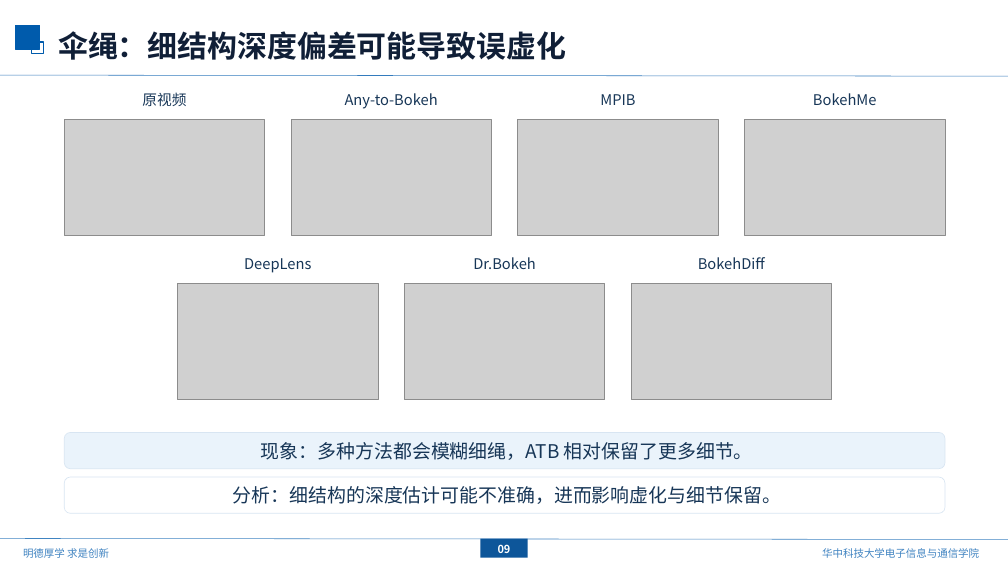
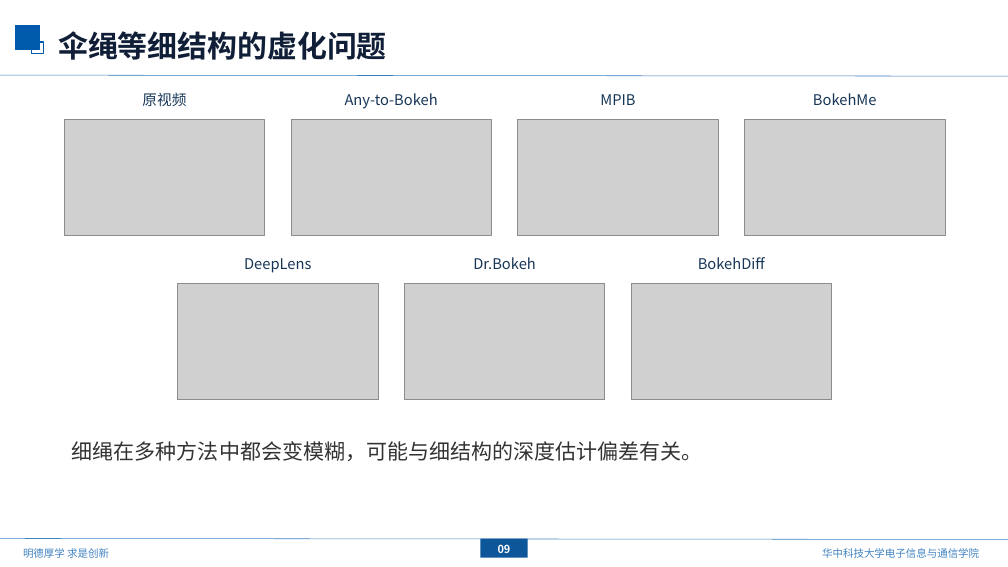
Before and after one commit to mengmcy1/OPPO-depth-guided-video-bokeh, a slide deck: slide 10 of 汇报/2026-10-16_基线更新与ATB分析/基线更新与ATB分析_1016.pptx. Drawn at 1008x567 pixels with LibreOffice and Linux fonts; fonts in the diff are those of the drawing; grey boxes stand for pictures; background and template pictures are left out. Boxes give left, top, right and bottom in pixels: in the first picture for what was removed or moved away, otherwise in the second. Text is boxed around its words. In the diff, an @@ line names an element or a change of style, - is before the commit and + after.

```diff
--- a/汇报/2026-10-16_基线更新与ATB分析/基线更新与ATB分析_1016.pptx
+++ b/汇报/2026-10-16_基线更新与ATB分析/基线更新与ATB分析_1016.pptx
@@ text at (x1=58, y1=31, x2=387, y2=60): text changed @@
-伞绳：细结构深度偏差可能导致误虚化
+伞绳等细结构的虚化问题
@@ text at (x1=72, y1=441, x2=703, y2=461): text changed; size 18 to 20 pt; text colour #173657 to #333333 @@
-现象：多种方法都会模糊细绳，ATB 相对保留了更多细节。
+细绳在多种方法中都会变模糊，可能与细结构的深度估计偏差有关。
@@ text "细绳在多种方法中都会变模糊，可能与细结构的深度估计偏差有关。" moved from (x1=64, y1=433, x2=945, y2=469) to (x1=72, y1=441, x2=703, y2=461) @@
@@ text "细绳在多种方法中都会变模糊，可能与细结构的深度估计偏差有关。" at (x1=72, y1=441, x2=703, y2=461): vertical alignment middle to top; fill #EAF3FB to none; outline #D8E5F2 0.6 pt to none @@
@@ rounded rectangle removed at (x1=64, y1=477, x2=945, y2=513) @@
-分析：细结构的深度估计可能不准确，进而影响虚化与细节保留。
```
Also in this commit, not shown: 2 other slides changed, 2 other files.
